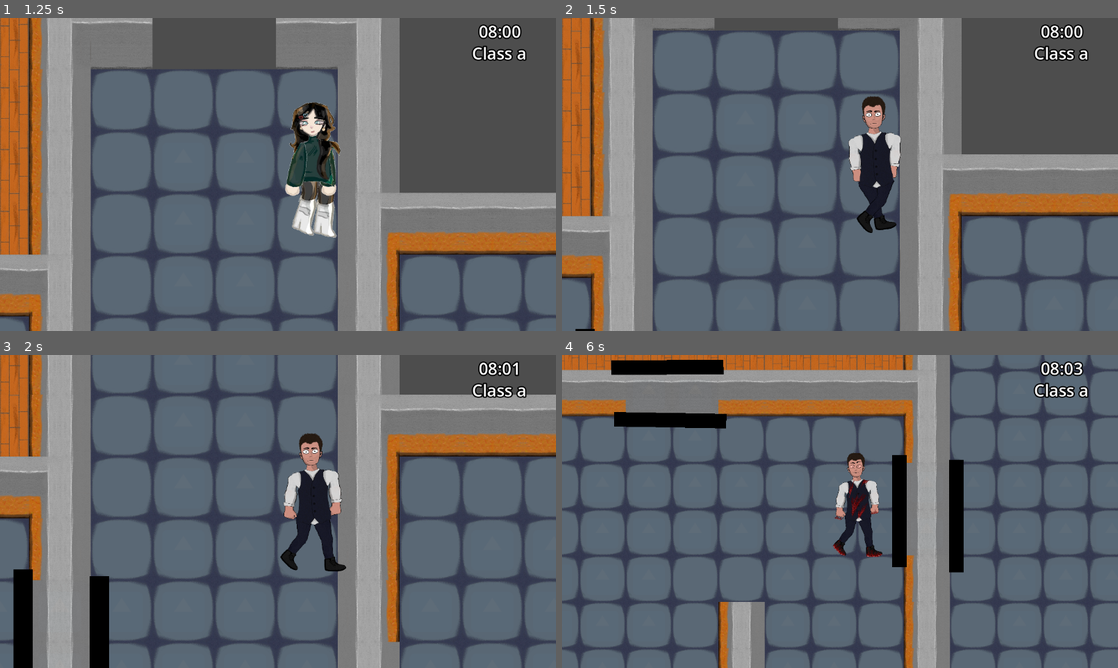
Above: before the commit, frames 1-4 (two rows, left to right).
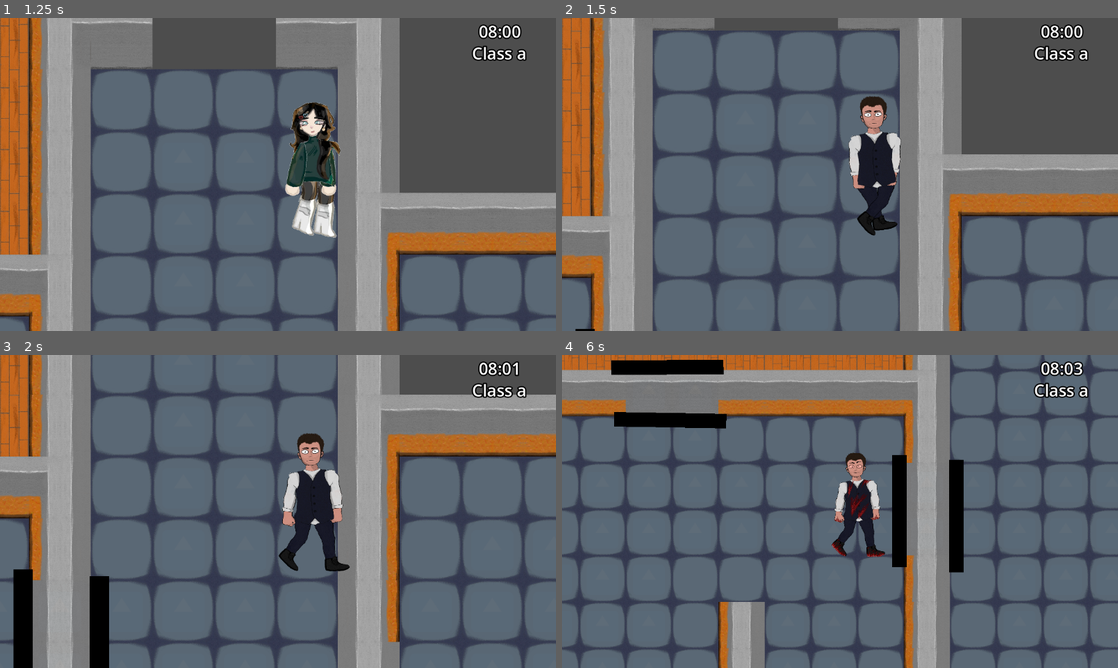
Above: after the commit, the same moments.

Repository: thorfinnking1/bully_revange
Game: Godot game, scene res://scenes/room_1.tscn
Two runs of this game, one before a commit and one after it. Both use one fixed random seed, a clock stepped at 60 frames per second and the inputs below. The engine's default icon, where the game draws it, is replaced by a stand-in: a white triangle on a blue panel in a dark square.
Inputs:
- Up to frame 1 (1.25 s): hold Right (ui_right) from 0.53 s (still down); tap 4 (bea) at 0.6 s
- Up to frame 2 (1.5 s): release Right (ui_right) at 1.28 s; hold Down (ui_down) from 1.28 s (still down); tap 2 (cristi) at 1.35 s
- Up to frame 3 (2 s): keep holding Down (ui_down)
- Up to frame 4 (6 s): release Down (ui_down) at 2.03 s; hold Right (ui_right) 2.03-2.78 s; tap one key every 0.75 s from 2.1 s: 1 (dani) J (j) K (k) 3 (mina) 4 (bea) 2 (cristi); hold Up (ui_up) 2.78-3.53 s; hold Left (ui_left) 3.53-5.03 s; hold Down (ui_down) 5.03-5.78 s; hold Right (ui_right) from 5.78 s (still down)

Frame 1 is identical in both runs. In frame 2, 0.6% of the frame differs, in the area x 51-61%, y 24-70%; in frame 3, 0.8%, in the area x 50-63%, y 24-70%; in frame 4, 0.6%.

Commit message:
done finaly almo$t

Diff:
--- a/bully-ravange/scenes/plr.tscn
+++ b/bully-ravange/scenes/plr.tscn
@@ -1495,7 +1495,7 @@
 
 [node name="Polygon2D10" type="Polygon2D" parent="c"]
 visible = false
-position = Vector2(-73.3509, -20.2451)
+position = Vector2(-68.9848, -19.4016)
 rotation = -1.577
 scale = Vector2(0.0471705, 0.0409538)
 offset = Vector2(-2000, -500)
--- a/bully-ravange/scripts/plr.gd
+++ b/bully-ravange/scripts/plr.gd
@@ -9,10 +9,6 @@
 @onready var timer : Timer = $Timer
 
 @onready var limbs = [$d/blood,$c/Polygon2D8,$c/Polygon2D4,$c/Polygon2D9,$c/Polygon2D10,$c/Polygon2D11,$c/Polygon2D12,$b/Polygon2D7,$s/Polygon2D7]
-@onready var blood = $d/blood
-@onready var blood1 =$c/Polygon2D8
-@onready var blood2 =$b/Polygon2D7
-@onready var blood3 =$s/Polygon2D
 var state = "normal"
 
 # In your player or main node script:
@@ -56,7 +52,7 @@
 		if not playing_idle_variation:
 			ani.play("walking")
 		d.scale.x = 1
-		c.scale.x = 1
+		c.scale.x = 1.145
 		b.scale.x = 1
 		s.scale.x = 1
 		skel.scale.x = 1
@@ -65,7 +61,7 @@
 		if not playing_idle_variation:
 			ani.play("walking")
 		d.scale.x = -1
-		c.scale.x = -1
+		c.scale.x = -1.145
 		b.scale.x = -1
 		s.scale.x = -1
 		skel.scale.x = -1
@@ -111,13 +107,10 @@
 					ani.play("idle_ani_1")
 				elif c.visible== true:
 					ani.play("idle_ani_1")
-					blood1.visible = true
 				elif b.visible== true:
 					ani.play("bea_ani_1")
-					blood3.visible = true
 				elif s.visible== true:
 					ani.play("idle_ani_1")
-					blood3.visible = true
 				await ani.animation_finished
 				playing_idle_variation = false
 				ani.play("idle")
